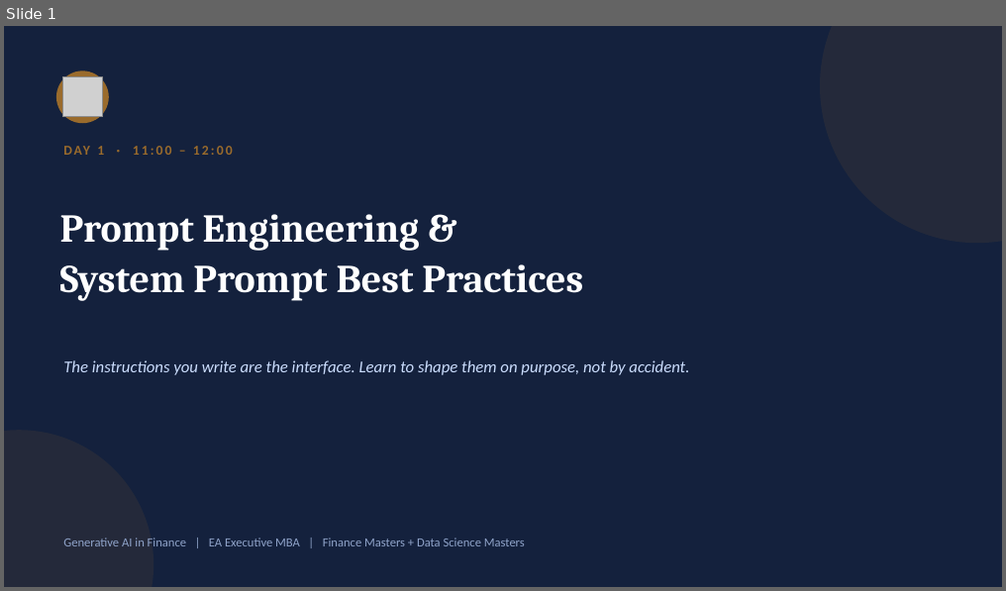
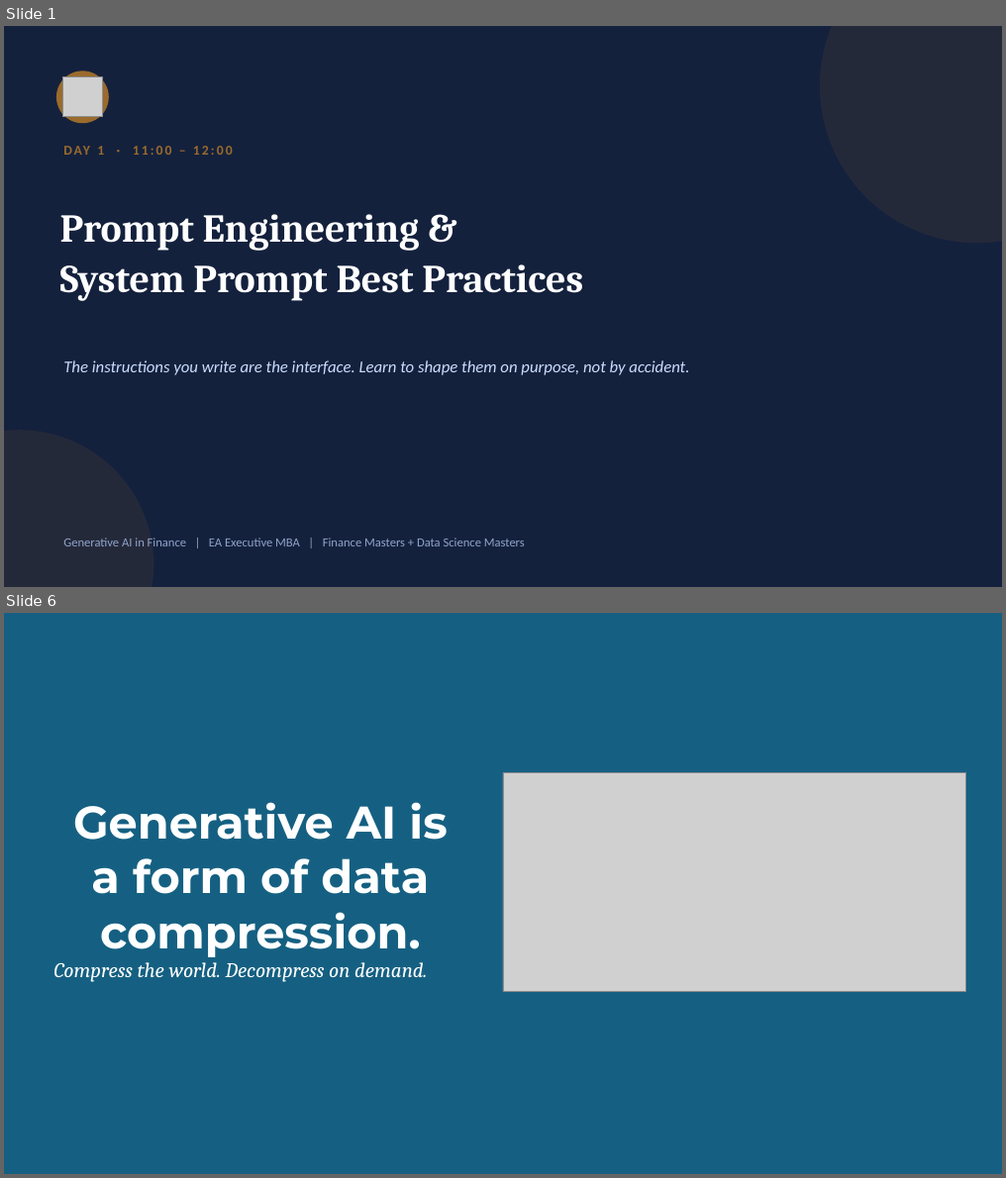
Before and after one commit to kwartler/vienna-genai-finance-course, a slide deck: lessons/day1/wip/prompt_engineering_system_prompts.pptx. Shown one above the other, each under a label of ours: slide 1 before the commit, slides 1 and 6 after it; the slides between them are not shown. The pictures are 1006x591 and 1006x1178 pixels, drawn with LibreOffice and Linux fonts; fonts in the diff are those of the drawing; grey boxes stand for pictures; background and template pictures are left out. Boxes give left, top, right and bottom in pixels: in the first picture for what was removed or moved away, otherwise in the second. Text is boxed around its words. In the diff, an @@ line names an element or a change of style, - is before the commit and + after.

Commit message:
wip day 2 data sci class

```diff
--- a/lessons/day1/wip/prompt_engineering_system_prompts.pptx
+++ b/lessons/day1/wip/prompt_engineering_system_prompts.pptx
@@ slide 6 added at box(4, 613, 1002, 1174), background #156082 @@
@@ picture added at box(503, 772, 966, 992) @@
@@ text added at box(73, 802, 447, 958), 44 pt, text #FFFFFF, bold @@
+Generative AI is a form of data compression.
@@ text added at box(54, 962, 427, 982), 20 pt, text #FFFFFF, italic @@
+Compress the world. Decompress on demand.
```
Also in this commit, not shown: 4 slides changed, 30 other slides added, 33 other files.
